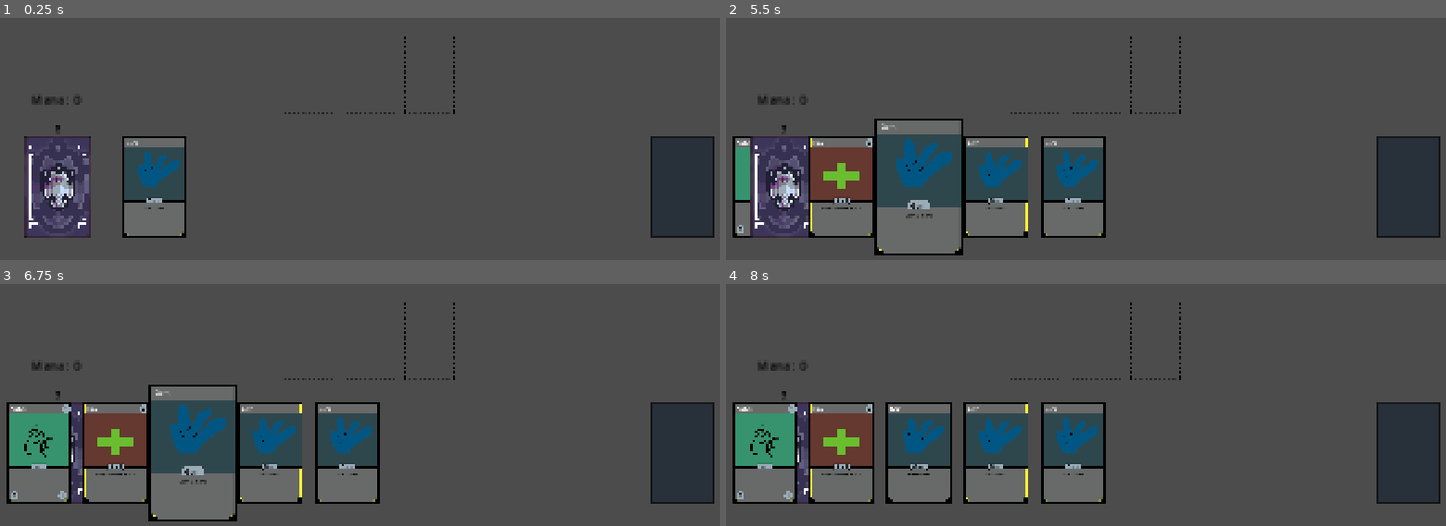
Above: before the commit, frames 1-4 (two rows, left to right).
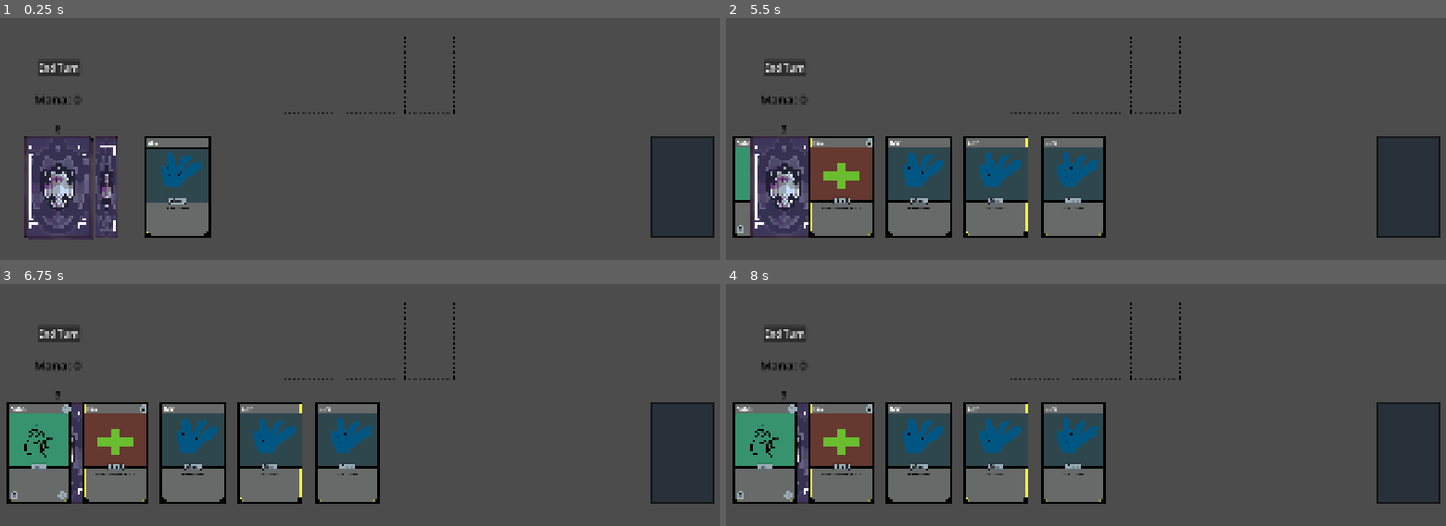
Above: after the commit, the same moments.

Repository: SevvyP/card-game
Game: Godot game, scene res://scenes/main.tscn
The game is run twice, just before and just after one commit, with the same random seed, the same clock (stepped at 60 frames per second) and the same inputs.
Inputs (mouse positions are in pixels of both pictures, inside the frame that each line leads up to):
- Up to frame 1 (0.25 s): no input
- Up to frame 2 (5.5 s): click (783, 68) at 0.5 s, where only the run after the commit has a clickable "End Turn"; click (783, 68) at 1.25 s, where only the run after the commit has a clickable "End Turn"; click (783, 68) at 2 s, where only the run after the commit has a clickable "End Turn"; tap Enter at 2.75 s; drag from (1035, 187) to (805, 187) at 2.77 s; drag from (956, 187) to (1035, 76) at 3.52 s; move the mouse to (877, 187) at 4.27 s; click (877, 187) at 4.42 s; tap Space at 5 s; drag from (805, 187) to (1035, 76) at 5.02 s
- Up to frame 3 (6.75 s): tap Enter at 5.75 s; drag from (36, 453) to (309, 342) at 5.77 s; drag from (outside the picture) to (194, 453) at 6.52 s
- Up to frame 4 (8 s): tap Space at 7.25 s; move the mouse to (1136, 317) at 7.27 s; click (1136, 317) at 7.42 s

The runs differ from the first frame. In frame 1, 5.2% of the frame differs, in the area x 3-30%, y 17-92%; in frame 2, 4.9%; in frame 3, 4.9%; in frame 4, 0.4%.

Commit message:
fix: cards no longer occassionally stay hovered

Diff:
--- a/prefabs/mana.tscn
+++ b/prefabs/mana.tscn
@@ -67,14 +67,16 @@
 [node name="RichTextLabel" type="RichTextLabel" parent="." unique_id=1649210628]
 modulate = Color(0, 0, 0, 1)
 offset_right = 144.0
-offset_bottom = 40.0
+offset_bottom = 80.0
+theme_override_font_sizes/normal_font_size = 32
 text = "Mana:"
 
 [node name="mana_count" type="RichTextLabel" parent="." unique_id=2054599583]
 modulate = Color(0, 0, 0, 1)
-offset_left = 56.0
-offset_right = 96.0
-offset_bottom = 40.0
+offset_left = 104.0
+offset_right = 144.0
+offset_bottom = 64.0
+theme_override_font_sizes/normal_font_size = 32
 text = "0"
 
 [node name="flash_animation" type="AnimationPlayer" parent="." unique_id=463838701]
--- a/scenes/main.tscn
+++ b/scenes/main.tscn
@@ -53,5 +53,12 @@
 script = ExtResource("8_tipki")
 
 [node name="mana" parent="." unique_id=674718621 instance=ExtResource("10_choun")]
-position = Vector2(80, 640)
-scale = Vector2(2, 2)
+position = Vector2(88, 640)
+
+[node name="Button" type="Button" parent="." unique_id=1138698753]
+offset_left = 96.0
+offset_top = 560.0
+offset_right = 209.0
+offset_bottom = 602.0
+theme_override_font_sizes/font_size = 24
+text = "End Turn"
--- a/scripts/card_manager.gd
+++ b/scripts/card_manager.gd
@@ -93,7 +93,7 @@
 			enlarge_hovered_card(card, false)
 			# check if user hovered off card staight onto another card
 			var new_card_hovered = raycast_check_for_card()
-			if new_card_hovered:
+			if new_card_hovered and not card.name == new_card_hovered.name:
 				enlarge_hovered_card(new_card_hovered, true)
 			else:
 				is_hovering_on_card = false
--- a/scripts/deck.gd
+++ b/scripts/deck.gd
@@ -5,7 +5,7 @@
 const CARD_SPAWN_POSITION = Vector2(150, 900)
 const STARTING_HAND_SIZE = 5
 const DEFAULT_CARD_SCALE = Vector2(0.33, 0.33)
-const HAND_DEALT_TIMER = 0.3
+const HAND_DEALT_TIMER = 0.1
 
 var player_deck = ["Knight", "Archer", "Demon", "Fireball", "Heal", "Gem", "Gem", "Gem", "Gem"]
 var card_database_reference
--- a/scripts/discard.gd
+++ b/scripts/discard.gd
@@ -7,7 +7,6 @@
 
 func _ready() -> void:
 	player_hand_reference = $"../player_hand"
-	print(collision_mask)
 
 func send_card_to_discard(card, speed):
 	discard_pile.append(card)
